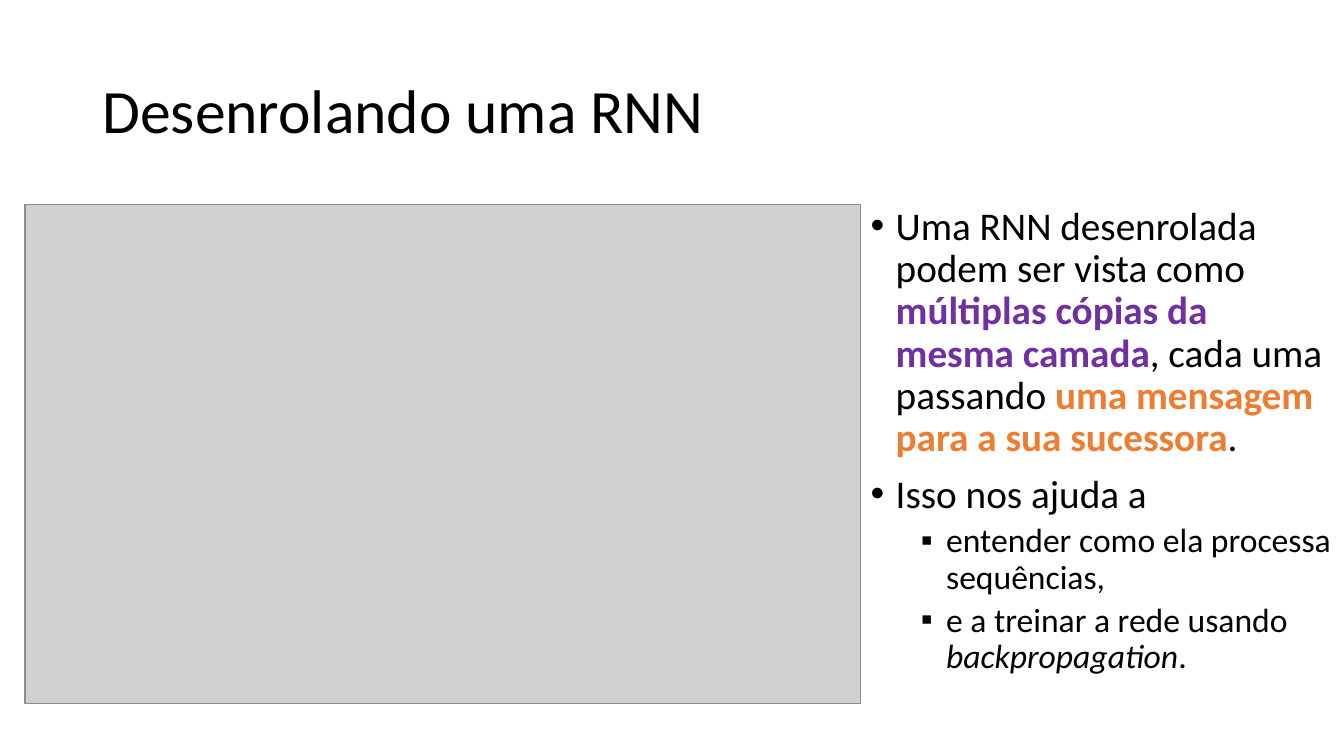
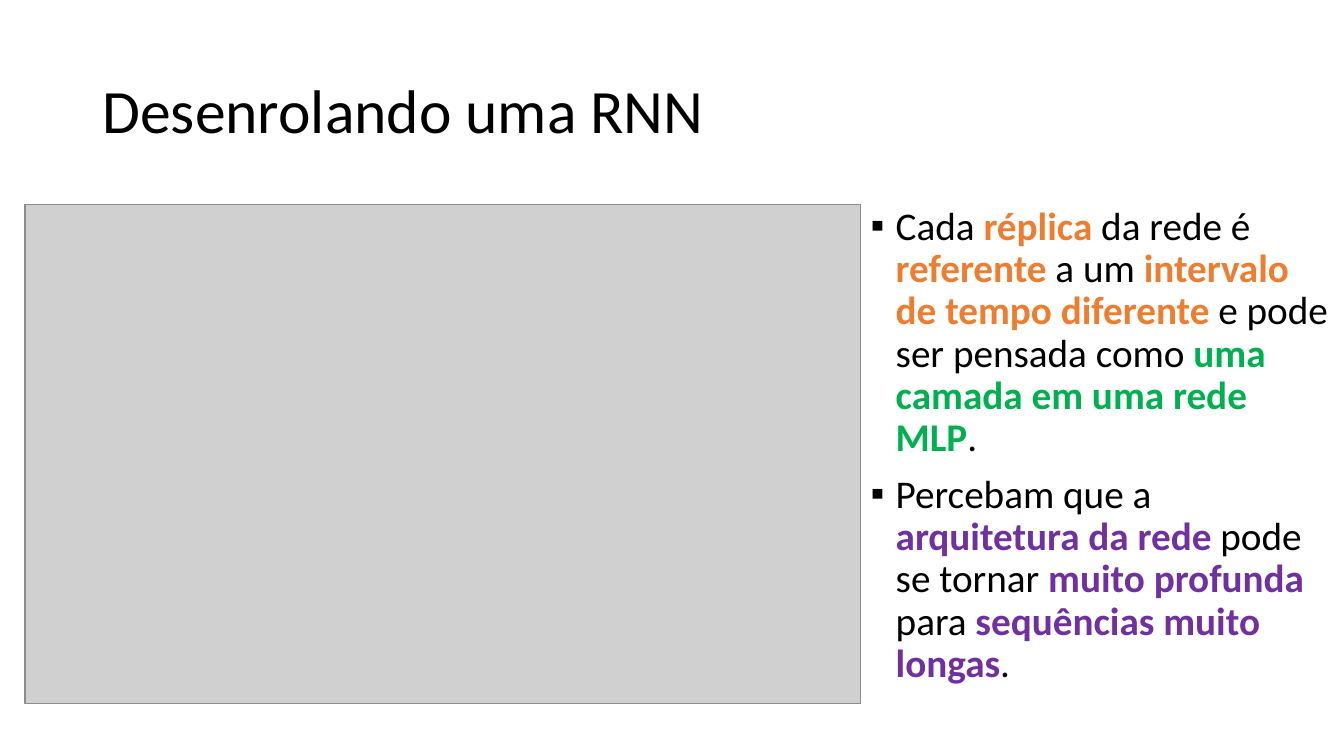
Before and after one commit to zz4fap/c24_inteligencia_artificial, a slide deck: slide 19 of slides/C24_RNN.pptx. Drawn at 1344x756 pixels with LibreOffice and Linux fonts; fonts in the diff are those of the drawing; grey boxes stand for pictures. Boxes give left, top, right and bottom in pixels: in the first picture for what was removed or moved away, otherwise in the second. Text is boxed around its words. In the diff, an @@ line names an element or a change of style, - is before the commit and + after.

Commit message:
update of slides

```diff
--- a/slides/C24_RNN.pptx
+++ b/slides/C24_RNN.pptx
@@ text at (x1=896, y1=212, x2=1328, y2=684): text changed; bold on @@
-• Uma RNN desenrolada podem ser vista como múltiplas cópias da mesma camada, cada uma passando uma mensagem para a sua sucessora.
-• Isso nos ajuda a
-  ▪ entender como ela processa sequências,
-  ▪ e a treinar a rede usando backpropagation.
+▪ Cada réplica da rede é referente a um intervalo de tempo diferente e pode ser pensada como uma camada em uma rede MLP.
+▪ Percebam que a arquitetura da rede pode se tornar muito profunda para sequências muito longas.
```
Also in this commit, not shown: 5 other slides changed, 3 slides added, 1 slide removed.
